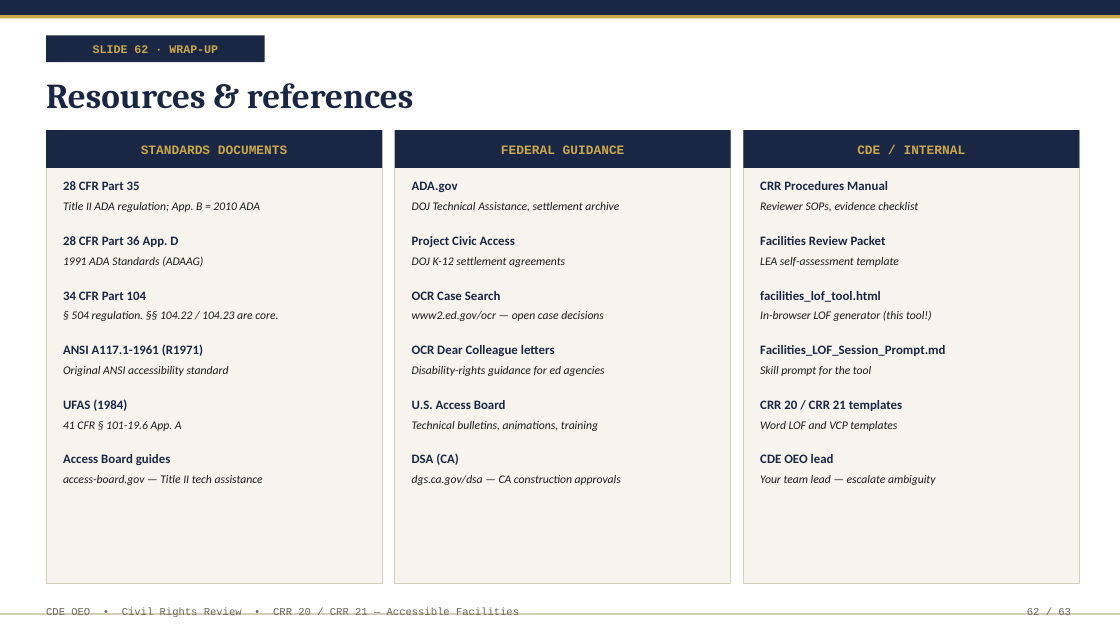
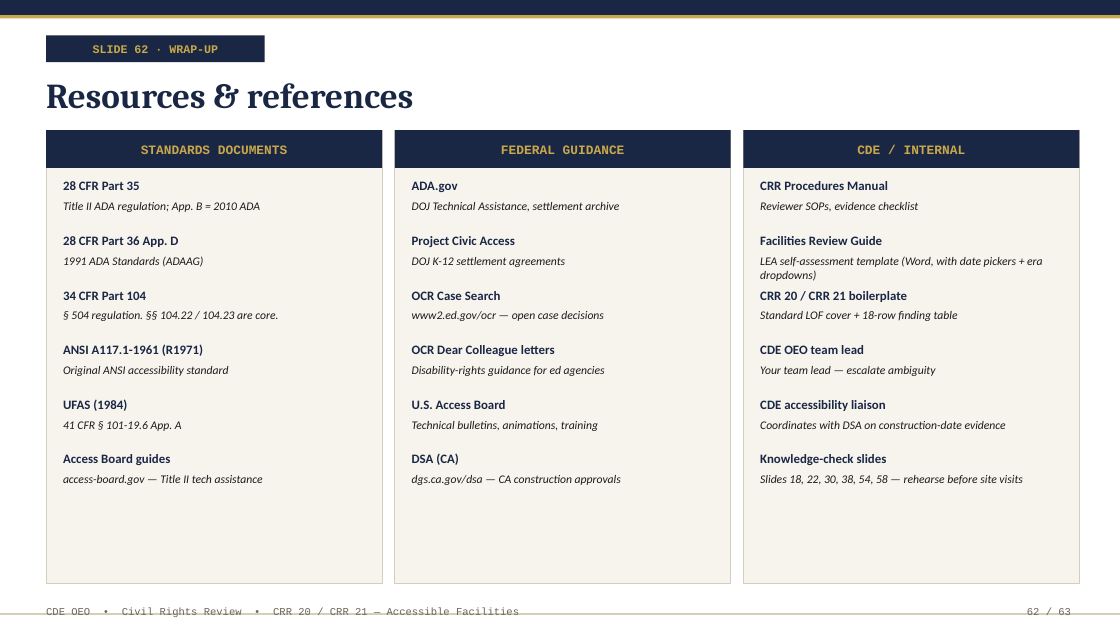
Before and after one commit to JaniCanCodeGo/JaniCanCodeGo, a slide deck: slide 62 of outputs/CRR_Accessibility_Training.pptx. Drawn at 1120x630 pixels with LibreOffice and Linux fonts; fonts in the diff are those of the drawing. Boxes give left, top, right and bottom in pixels: in the first picture for what was removed or moved away, otherwise in the second. Text is boxed around its words. In the diff, an @@ line names an element or a change of style, - is before the commit and + after.

```diff
--- a/outputs/CRR_Accessibility_Training.pptx
+++ b/outputs/CRR_Accessibility_Training.pptx
@@ text at (760,236,883,245): text changed @@
-Facilities Review Packet
+Facilities Review Guide
@@ text at (760,256,1043,281): text changed @@
-LEA self-assessment template
+LEA self-assessment template (Word, with date pickers + era dropdowns)
@@ text at (760,291,907,302): text changed @@
-facilities_lof_tool.html
+CRR 20 / CRR 21 boilerplate
@@ text at (760,311,958,321): text changed @@
-In-browser LOF generator (this tool!)
+Standard LOF cover + 18-row finding table
@@ text at (760,345,864,354): text changed @@
-Facilities_LOF_Session_Prompt.md
+CDE OEO team lead
@@ text at (760,366,936,376): text changed @@
-Skill prompt for the tool
+Your team lead — escalate ambiguity
@@ text at (760,400,886,411): text changed @@
-CRR 20 / CRR 21 templates
+CDE accessibility liaison
@@ text at (760,421,1006,429): text changed @@
-Word LOF and VCP templates
+Coordinates with DSA on construction-date evidence
@@ text at (760,454,887,465): text changed @@
-CDE OEO lead
+Knowledge-check slides
@@ text at (760,475,1022,485): text changed @@
-Your team lead — escalate ambiguity
+Slides 18, 22, 30, 38, 54, 58 — rehearse before site visits
```
Also in this commit, not shown: 8 other slides changed, 3 slides added, 3 slides removed, 5 other files.
